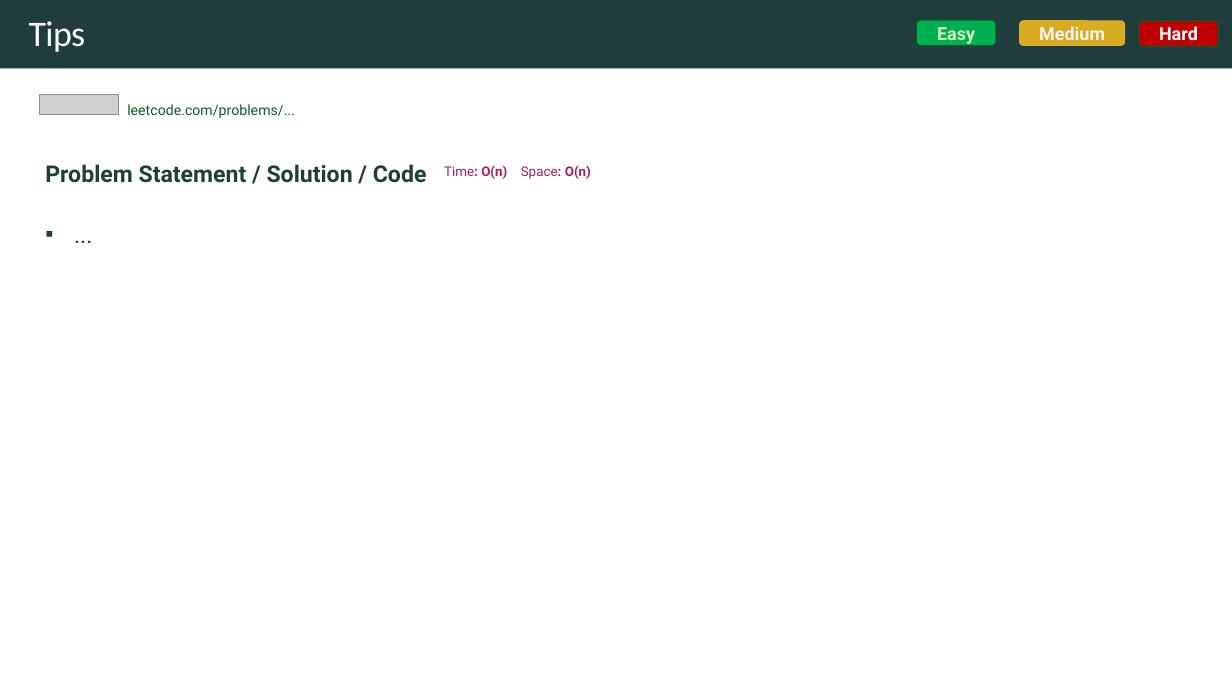
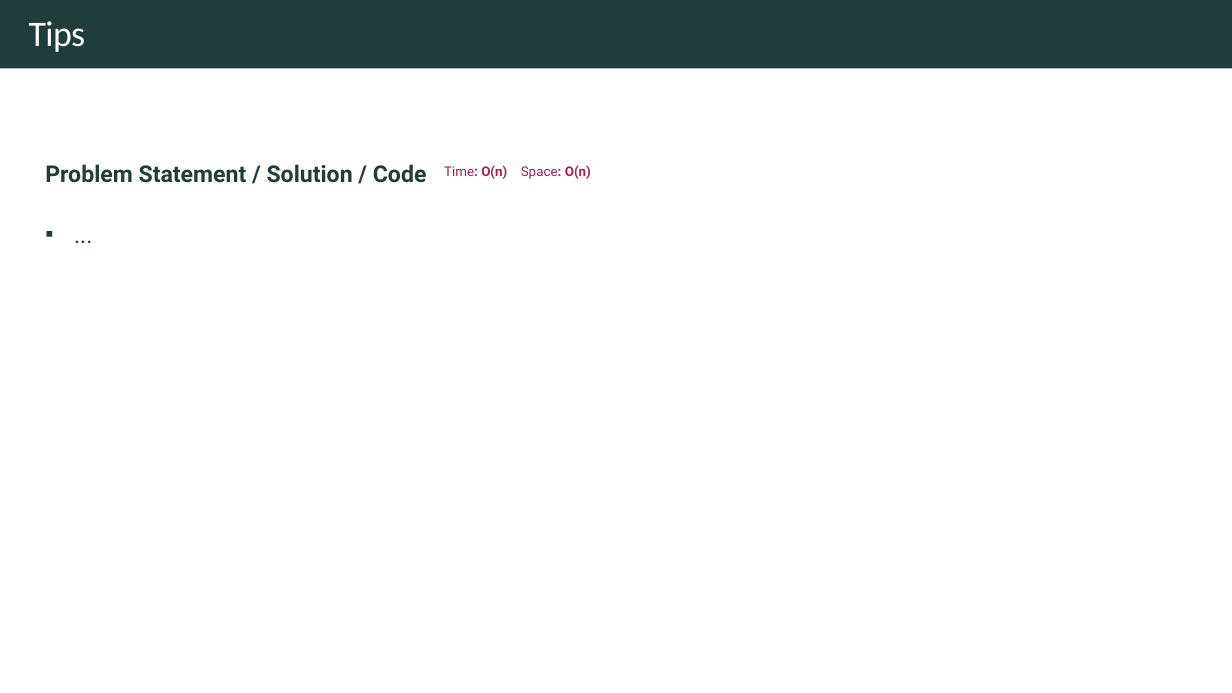
Before and after one commit to rfdavid/coding-interview-handbook-cpp, a slide deck: slide 131 of Algorithm and problem Solving Cheatsheet.pptm (slide 119 before the commit). Drawn at 1232x693 pixels with LibreOffice and Linux fonts; fonts in the diff are those of the drawing; grey boxes stand for pictures. Boxes give left, top, right and bottom in pixels: in the first picture for what was removed or moved away, otherwise in the second. Text is boxed around its words. In the diff, an @@ line names an element or a change of style, - is before the commit and + after.

```diff
--- a/Algorithm and problem Solving Cheatsheet.pptm
+++ b/Algorithm and problem Solving Cheatsheet.pptm
@@ rounded rectangle removed at [917, 20, 996, 46] @@
-Easy
@@ rounded rectangle removed at [1019, 20, 1126, 46] @@
-Medium
@@ rounded rectangle removed at [1139, 20, 1218, 46] @@
-Hard
@@ picture removed at [40, 94, 118, 115] @@
@@ text removed at [127, 104, 295, 118] @@
-leetcode.com/problems/...
```
Also in this commit, not shown: 4 other slides changed, 13 slides added, 1 slide removed, 16 other files.
